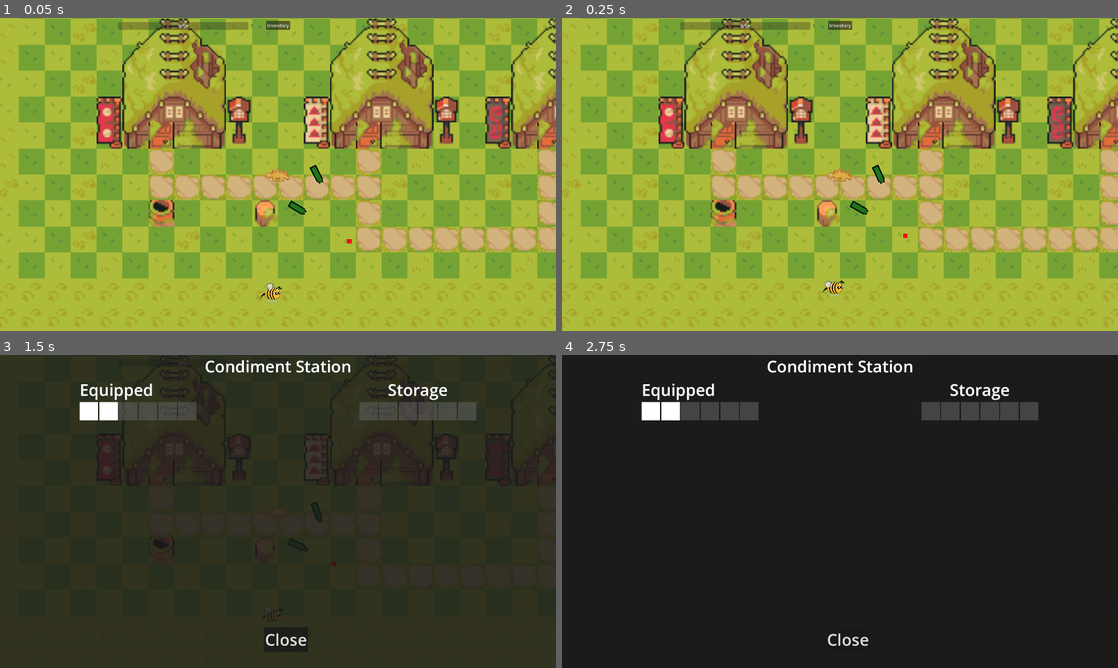
Above: before the commit, frames 1-4 (two rows, left to right).
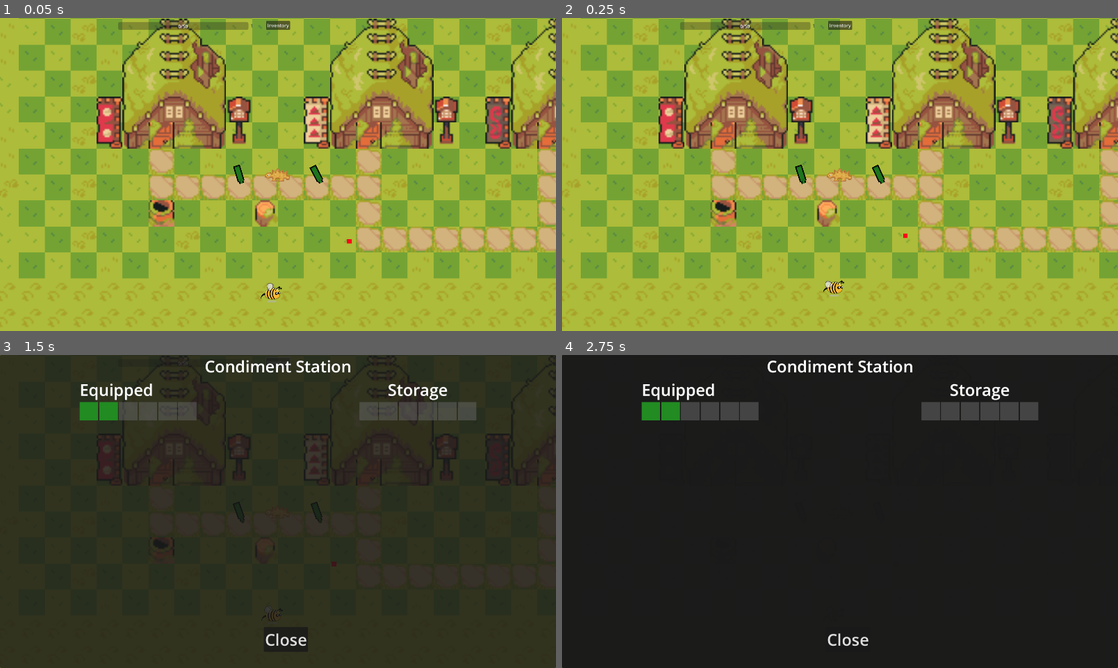
Above: after the commit, the same moments.

Repository: DadImScared/nuggs-and-zuggs-revamped
Game: Godot game, scene res://Scenes/game.tscn
The game is run twice, just before and just after one commit, with the same random seed, the same clock (stepped at 60 frames per second) and the same inputs.
Inputs:
- Up to frame 1 (0.05 s): no input
- Up to frame 2 (0.25 s): no input
- Up to frame 3 (1.5 s): click "Inventory" at 0.5 s; tap Enter (ui_accept) at 1.25 s; hold D (right) from 1.28 s (still down)
- Up to frame 4 (2.75 s): tap Enter (ui_accept) at 1.52, 2, 2.27 s; release D (right) at 2.03 s; hold S (down) from 2.03 s (still down)

The runs differ from the first frame. In frame 1, 0.1% of the frame differs, in the area x 42-56%, y 46-63%; in frame 2, 0.1%; in frame 3, 0.5%, in the area x 14-56%, y 14-63%; in frame 4, 0.4%.
Error before the commit: Invalid access to property or key 'sauce_color' on a base object of type 'Area2D (ImprovedBaseSauceBottle)'. (res://Scenes/UI/inventory_slot.gd:57)

Commit message:
Refactor inventory to store bottle instances
Complete refactor of the inventory system to preserve bottle levels, XP, and upgrades when moving between equipped and storage slots.
Key Changes:

Updated both equipped and storage arrays to store ImprovedBaseSauceBottle instances
Modified SlotData to handle bottle instances instead of BaseSauceResource objects
Simplified inventory movement logic to swap instances without destroying/recreating
Updated UI components to access sauce data through bottle instances
Removed legacy equipped_bottles Dictionary and associated complexity

Benefits:

Bottles now maintain all progress (level, XP, upgrades) when moved between slots
Eliminates data loss during inventory management

Diff:
--- a/Resources/slot_data.gd
+++ b/Resources/slot_data.gd
@@ -2,7 +2,7 @@
 extends Resource
 
 var slot: Node
-var sauce_bottle: BaseSauceResource
+var sauce_bottle: ImprovedBaseSauceBottle
 @export var slot_type: String
 @export var slot_index: int
 
--- a/Scenes/UI/inventory_slot.gd
+++ b/Scenes/UI/inventory_slot.gd
@@ -3,8 +3,7 @@
 
 var slot_type = "inventory"
 var slot_index = 0
-var sauce_bottle = null
-
+var sauce_bottle = null  # Now always a bottle instance or null
 
 var is_dragging = false
 var drag_preview = null
@@ -30,7 +29,7 @@
 	return SlotData.new(self, sauce_bottle, slot_type, slot_index)
 
 func can_drop_data(at_position, data):
-#	only allow movement from equipped to inventory and back
+	# Only allow movement from equipped to inventory and back
 	if slot_type == "equipped":
 		return data["slot_type"] == "inventory"
 
@@ -45,15 +44,19 @@
 	data["slot"].update_visual()
 	update_visual()
 
-
-
 func create_drag_preview():
 	var _drag_preview = DRAG_PREVIEW_SCENE.instantiate()
-	_drag_preview.modulate = sauce_bottle.sauce_color
+	if sauce_bottle and sauce_bottle.sauce_data:
+		_drag_preview.modulate = sauce_bottle.sauce_data.sauce_color
 	return _drag_preview
 
 func update_visual():
-	if sauce_bottle:
-		sauce_icon.modulate = sauce_bottle.sauce_color
+	if sauce_bottle and sauce_bottle.sauce_data:
+		sauce_icon.modulate = sauce_bottle.sauce_data.sauce_color
+
+		# Optional: Show level indicator if bottle is leveled up
+		if sauce_bottle.current_level > 1:
+			# Could add a level indicator here
+			pass
 	else:
 		sauce_icon.modulate = Color(0.5, 0.5, 0.5, 0.3)
--- a/Scenes/player.gd
+++ b/Scenes/player.gd
@@ -5,7 +5,7 @@
 func _physics_process(delta: float) -> void:
 	var input_direction = Input.get_vector("left", "right", "up", "down")
 	velocity = input_direction * speed
-	print("Player global_position: ", global_position, " velocity: ", velocity)
+	#print("Player global_position: ", global_position, " velocity: ", velocity)
 	move_and_slide()
 	#if sauce_holder:
 		#sauce_holder.global_position = global_position
--- a/Scenes/sauce_holder.gd
+++ b/Scenes/sauce_holder.gd
@@ -1,8 +1,8 @@
-# Scenes/sauce_holder.gd - Now just a simple scene registration
+# Scenes/sauce_holder.gd - Simplified to just register with InventoryManager
 extends Node2D
 
 func _ready():
-	# Register with InventoryManager
+	# Register with InventoryManager so it can manage bottles in this scene
 	InventoryManager.register_scene_node(self)
 
 	# Connect to player's enemy death signal for XP distribution
@@ -10,8 +10,7 @@
 	if player.has_signal("enemy_died_with_sources"):
 		player.enemy_died_with_sources.connect(InventoryManager.distribute_xp_by_damage)
 
+	# Create bottle instances for initially equipped resources
 	for sauce in InventoryManager.old_equipped:
-		InventoryManager.create_bottle_for_sauce(sauce)
-	# Create bottles for initially equipped sauces
-	#for sauce in InventoryManager.get_equipped_sauces():
-		#InventoryManager.create_bottle_for_sauce(sauce)
+		if sauce:
+			InventoryManager.select_sauce(sauce)
--- a/Singletons/inventory_manager.gd
+++ b/Singletons/inventory_manager.gd
@@ -7,87 +7,183 @@
 var max_equipped_size = 6
 var max_inventory = 6
 
-# Sauce resources (for UI display)
+# Both arrays now store bottle instances only
 var storage: Array = []
+var equipped: Array = []
+
+# Legacy resources for initial setup only
 var old_equipped: Array = [
 	preload("res://Resources/prehistoric_pesto.tres"),
 	preload("res://Resources/prehistoric_pesto.tres")
 ]
 
-var equipped = [
-
-]
-
-# Bottle instances (for gameplay) - NO DUPLICATION!
-var equipped_bottles: Dictionary = {} # sauce_resource -> bottle_instance
-var scene_holder_node: Node2D # Reference to actual scene node
+var scene_holder_node: Node2D
 
 signal sauce_moved(from_data, to_data)
-signal sauce_equipped(sauce: BaseSauceResource)
-signal sauce_unequipped(sauce: BaseSauceResource)
+signal sauce_equipped(bottle_instance: ImprovedBaseSauceBottle)
+signal sauce_unequipped(bottle_instance: ImprovedBaseSauceBottle)
 
 func _ready() -> void:
 	storage.resize(max_inventory)
 	equipped.resize(max_equipped_size)
-	print("InventoryManager initialized with bottle management")
-
-# Called by the scene's SauceHolder node to register itself
+	print("InventoryManager initialized with bottle instance storage only")
+
 func register_scene_node(scene_node: Node2D):
 	scene_holder_node = scene_node
 	print("InventoryManager: Scene node registered")
 
-# BOTTLE MANAGEMENT - Merged from SauceHolder
-func create_bottle_for_sauce(sauce_resource: BaseSauceResource):
-	#if equipped_bottles.has(sauce_resource):
-		#print("Bottle already exists for %s" % sauce_resource.sauce_name)
-		#return
-
+# BOTTLE INSTANCE MANAGEMENT
+func create_bottle_for_sauce(sauce_resource: BaseSauceResource) -> ImprovedBaseSauceBottle:
 	var item_data = ItemData.new()
 	var bottle = item_data.create_bottle(sauce_resource)
 
 	if not bottle:
 		print("❌ Failed to create bottle instance!")
-		return
-
-	# Add to scene
-	if scene_holder_node:
-		scene_holder_node.add_child(bottle)
-
-	# Connect bottle level up signal DIRECTLY
+		return null
+
+	# Connect bottle level up signal
 	if bottle.has_signal("leveled_up"):
 		bottle.leveled_up.connect(_on_bottle_leveled_up)
 
-	# Store bottle instance
-	equipped_bottles[sauce_resource] = bottle
-	equip_new_sauce(bottle)
-	_position_weapons()
 	print("✅ Created bottle for: %s" % sauce_resource.sauce_name)
-
-func destroy_bottle_for_sauce(sauce_resource: BaseSauceResource):
-	if not equipped_bottles.has(sauce_resource):
-		return
-
-	var bottle = equipped_bottles[sauce_resource]
+	return bottle
+
+func add_bottle_to_scene(bottle: ImprovedBaseSauceBottle):
+	"""Add bottle to scene when equipped"""
+	if scene_holder_node and bottle:
+		scene_holder_node.add_child(bottle)
+		_position_weapons()
+
+func remove_bottle_from_scene(bottle: ImprovedBaseSauceBottle):
+	"""Remove bottle from scene when unequipped"""
+	if scene_holder_node and bottle and bottle.get_parent() == scene_holder_node:
+		scene_holder_node.remove_child(bottle)
+		_position_weapons()
+
+func destroy_bottle(bottle: ImprovedBaseSauceBottle):
+	"""Completely destroy a bottle instance"""
+	if not bottle:
+		return
 
 	# Disconnect signal
 	if bottle.has_signal("leveled_up"):
 		bottle.leveled_up.disconnect(_on_bottle_leveled_up)
 
-	# Remove from scene and cleanup
-	if scene_holder_node and bottle.get_parent() == scene_holder_node:
-		scene_holder_node.remove_child(bottle)
+	# Remove from scene if present
+	remove_bottle_from_scene(bottle)
+
+	# Queue for deletion
 	bottle.queue_free()
-
-	equipped_bottles.erase(sauce_resource)
-	_position_weapons()
-	print("🗑️ Destroyed bottle for: %s" % sauce_resource.sauce_name)
-
-# DIRECT SIGNAL HANDLING - No forwarding needed!
+	print("🗑️ Destroyed bottle: %s" % bottle.sauce_data.sauce_name)
+
+# SIGNAL HANDLING
 func _on_bottle_leveled_up(bottle_id: String, level: int, sauce_name: String):
 	print("InventoryManager: %s leveled up to %d" % [sauce_name, level])
 	bottle_leveled_up.emit(bottle_id, sauce_name, level)
 
-# DIRECT UPGRADE APPLICATION
+# BOTTLE LOOKUP
+func get_bottle_by_id(bottle_id: String) -> ImprovedBaseSauceBottle:
+	# Search in equipped first
+	for bottle in equipped:
+		if bottle and bottle.bottle_id == bottle_id:
+			return bottle
+
+	# Search in storage
+	for bottle in storage:
+		if bottle and bottle.bottle_id == bottle_id:
+			return bottle
+
+	return null
+
+# POSITIONING
+func _position_weapons():
+	if not scene_holder_node:
+		return
+
+	# Only position bottles that are actually in the scene (equipped)
+	var equipped_bottles = []
+	for bottle in equipped:
+		if is_instance_valid(bottle) and bottle.get_parent() == scene_holder_node:
+			equipped_bottles.append(bottle)
+
+	var bottle_count = equipped_bottles.size()
+	if bottle_count == 0:
+		return
+
+	var angle_step = TAU / bottle_count
+	for i in range(bottle_count):
+		var bottle = equipped_bottles[i]
+		var angle = i * angle_step
+		var offset = Vector2(cos(angle), sin(angle)) * 24.0
+		bottle.position = offset
+
+# INVENTORY MANAGEMENT - Now handles instances properly
+func move_sauce(from_data, to_data):
+	var from = get_storage_data(from_data["slot_type"])
+	var to = get_storage_data(to_data["slot_type"])
+
+	# Get what's currently in each slot (both are bottle instances now)
+	var from_item = from[from_data["slot_index"]]
+	var to_item = to[to_data["slot_index"]]
+
+	# Handle scene management when moving between equipped and storage
+	if from_data["slot_type"] == "equipped" and from_item != null:
+		remove_bottle_from_scene(from_item)
+		sauce_unequipped.emit(from_item)
+
+	if to_data["slot_type"] == "equipped" and to_item != null:
+		remove_bottle_from_scene(to_item)
+		sauce_unequipped.emit(to_item)
+
+	# Swap the bottle instances
+	from[from_data["slot_index"]] = to_item
+	to[to_data["slot_index"]] = from_item
+
+	# Handle scene addition when moving to equipped
+	if to_data["slot_type"] == "equipped" and from_item != null:
+		add_bottle_to_scene(from_item)
+		sauce_equipped.emit(from_item)
+
+	if from_data["slot_type"] == "equipped" and to_item != null:
+		add_bottle_to_scene(to_item)
+		sauce_equipped.emit(to_item)
+
+	emit_signal("sauce_moved", from_data, to_data)
+
+func get_storage_data(location):
+	if location == "equipped":
+		return equipped
+	else:
+		return storage
+
+func get_equipped_bottles() -> Array:
+	var active_bottles = []
+	for bottle in equipped:
+		if bottle != null:
+			active_bottles.append(bottle)
+	return active_bottles
+
+# XP DISTRIBUTION
+func distribute_xp_by_damage(total_xp: int, damage_sources: Dictionary):
+	var total_damage = 0.0
+	for bottle_id in damage_sources:
+		total_damage += damage_sources[bottle_id]
+
+	if total_damage <= 0:
+		return
+
+	# Distribute XP proportionally
+	for bottle_id in damage_sources:
+		var damage_dealt = damage_sources[bottle_id]
+		var damage_percentage = damage_dealt / total_damage
+		var xp_earned = int(total_xp * damage_percentage)
+
+		# Find the bottle and give it XP
+		var bottle = get_bottle_by_id(bottle_id)
+		if bottle and bottle.has_method("gain_xp"):
+			bottle.gain_xp(xp_earned)
+
+# UPGRADE APPLICATION
 func apply_upgrade_choice(bottle_id: String, choice_number: int):
 	print("InventoryManager: Applying upgrade choice %d to bottle %s" % [choice_number, bottle_id])
 
@@ -112,95 +208,6 @@
 					if bottle.has_method("update_detection_range"):
 						bottle.update_detection_range()
 
-func get_bottle_by_id(bottle_id: String):
-	for bottle in equipped:
-		if bottle and bottle.bottle_id == bottle_id:
-			return bottle
-	return null
-
-func _position_weapons():
-	if not scene_holder_node:
-		return
-
-	var bottle_count = equipped.size()
-	if bottle_count == 0:
-		return
-
-	var angle_step = TAU / bottle_count
-	var i = 0
-	for bottle in equipped:
-		if is_instance_valid(bottle):
-			var angle = i * angle_step
-			var offset = Vector2(cos(angle), sin(angle)) * 24.0 # weapon_radius
-			bottle.position = offset
-			i += 1
-
-# EXISTING SAUCE MANAGEMENT
-func move_sauce(from_data, to_data):
-	var from = get_storage_data(from_data["slot_type"])
-	var to = get_storage_data(to_data["slot_type"])
-
-	# Get what's currently in each slot
-	var from_item = from[from_data["slot_index"]]
-	var to_item = to[to_data["slot_index"]]
-
-	# Handle bottle destruction/creation
-	if from_data["slot_type"] == "equipped" and from_item != null:
-		destroy_bottle_for_sauce(from_item)
-		sauce_unequipped.emit(from_item)
-	if to_data["slot_type"] == "equipped" and to_item != null:
-		destroy_bottle_for_sauce(to_item)
-		sauce_unequipped.emit(to_item)
-
-	# Move the sauce resources
-	from[from_data["slot_index"]] = to_item
-	to[to_data["slot_index"]] = from_item
-
-	# Handle bottle creation
-	if to_data["slot_type"] == "equipped" and from_item != null:
-		create_bottle_for_sauce(from_item)
-		sauce_equipped.emit(from_item)
-	if from_data["slot_type"] == "equipped" and to_item != null:
-		create_bottle_for_sauce(to_item)
-		sauce_equipped.emit(to_item)
-
-	emit_signal("sauce_moved", from_data, to_data)
-
-func get_storage_data(location):
-	if location == "equipped":
-		return equipped
-	else:
-		return storage
-
-func get_equipped_sauces() -> Array:
-	return equipped
-	var active_sauces = []
-	for sauce in equipped:
-		if sauce != null:
-			active_sauces.append(sauce)
-	return active_sauces
-
-# XP DISTRIBUTION
-func distribute_xp_by_damage(total_xp: int, damage_sources: Dictionary):
-	var total_damage = 0.0
-	for bottle_id in damage_sources:
-		total_damage += damage_sources[bottle_id]
-
-	if total_damage <= 0:
-		return
-
-	# Distribute XP proportionally
-	for bottle_id in damage_sources:
-		var damage_dealt = damage_sources[bottle_id]
-		var damage_percentage = damage_dealt / total_damage
-		var xp_earned = int(total_xp * damage_percentage)
-
-		# Find the bottle and give it XP
-		var bottle = get_bottle_by_id(bottle_id)
-		if bottle and bottle.has_method("gain_xp"):
-			bottle.gain_xp(xp_earned)
-
-# UPGRADE LOGIC
 func apply_upgrade_to_sauce(sauce_resource: BaseSauceResource, choice_number: int):
 	var sauce_name = sauce_resource.sauce_name
 	print("Applying upgrade choice %d to %s resource" % [choice_number, sauce_name])
@@ -241,6 +248,25 @@
 		3: # Longer Range
 			sauce_resource.range += 20.0
 
+# SAUCE SELECTION
+func select_sauce(sauce: BaseSauceResource):
+	"""Create new bottle instance and place it"""
+	var bottle = create_bottle_for_sauce(sauce)
+	if not bottle:
+		return
+
+	var first_null_index = equipped.find(null)
+	if first_null_index != -1:
+		equipped[first_null_index] = bottle
+		add_bottle_to_scene(bottle)
+		sauce_equipped.emit(bottle)
+	else:
+		# Put in storage if equipped is full
+		var storage_index = storage.find(null)
+		if storage_index != -1:
+			storage[storage_index] = bottle
+
+# INVENTORY UTILITIES
 func is_inventory_full():
 	return equipped.find(null) == -1
 
@@ -249,16 +275,3 @@
 
 func can_store_sauce():
 	return storage.size() < 6
-
-func select_sauce(sauce: BaseSauceResource):
-	var first_null_index = equipped.find(null)
-	if first_null_index != -1:
-		create_bottle_for_sauce(sauce)
-		sauce_equipped.emit(sauce)
-	else:
-		storage.append(sauce)
-
-func equip_new_sauce(sauce_bottle):
-	var first_null_index = equipped.find(null)
-	if first_null_index != -1:
-		equipped[first_null_index] = sauce_bottle
